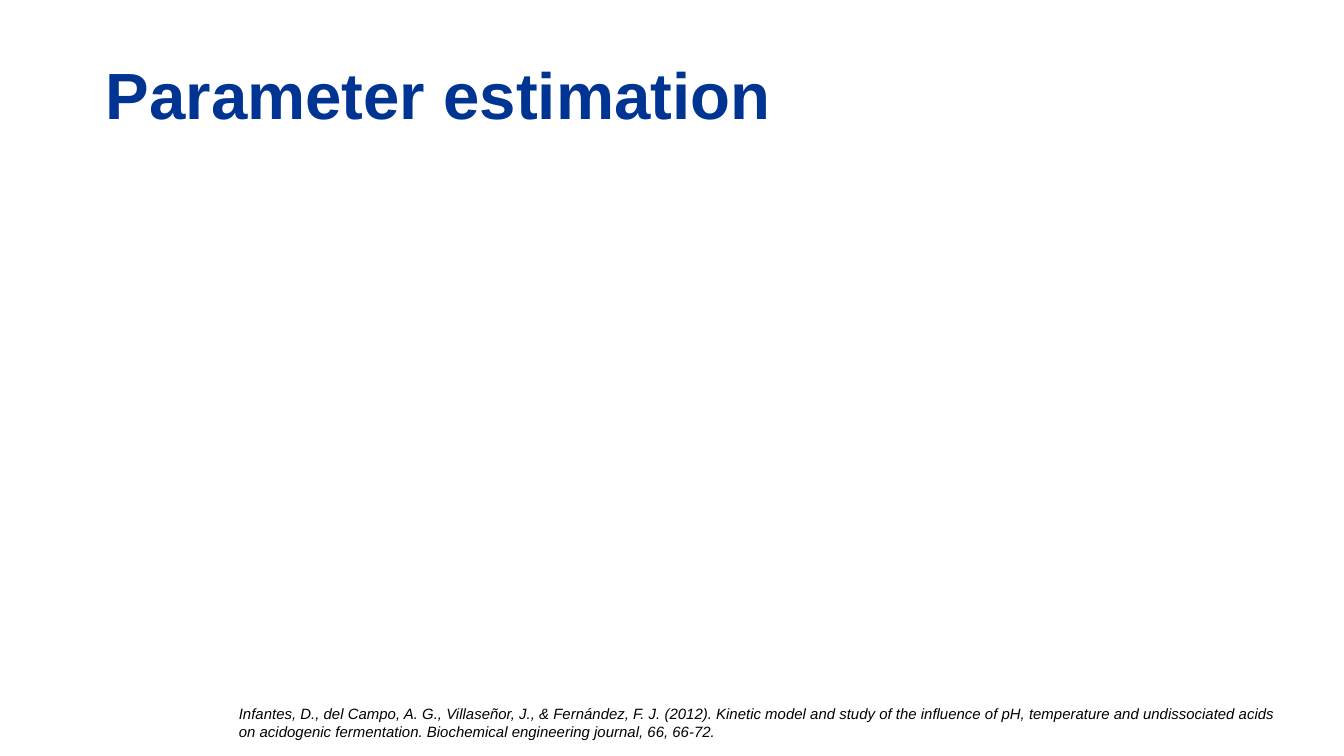
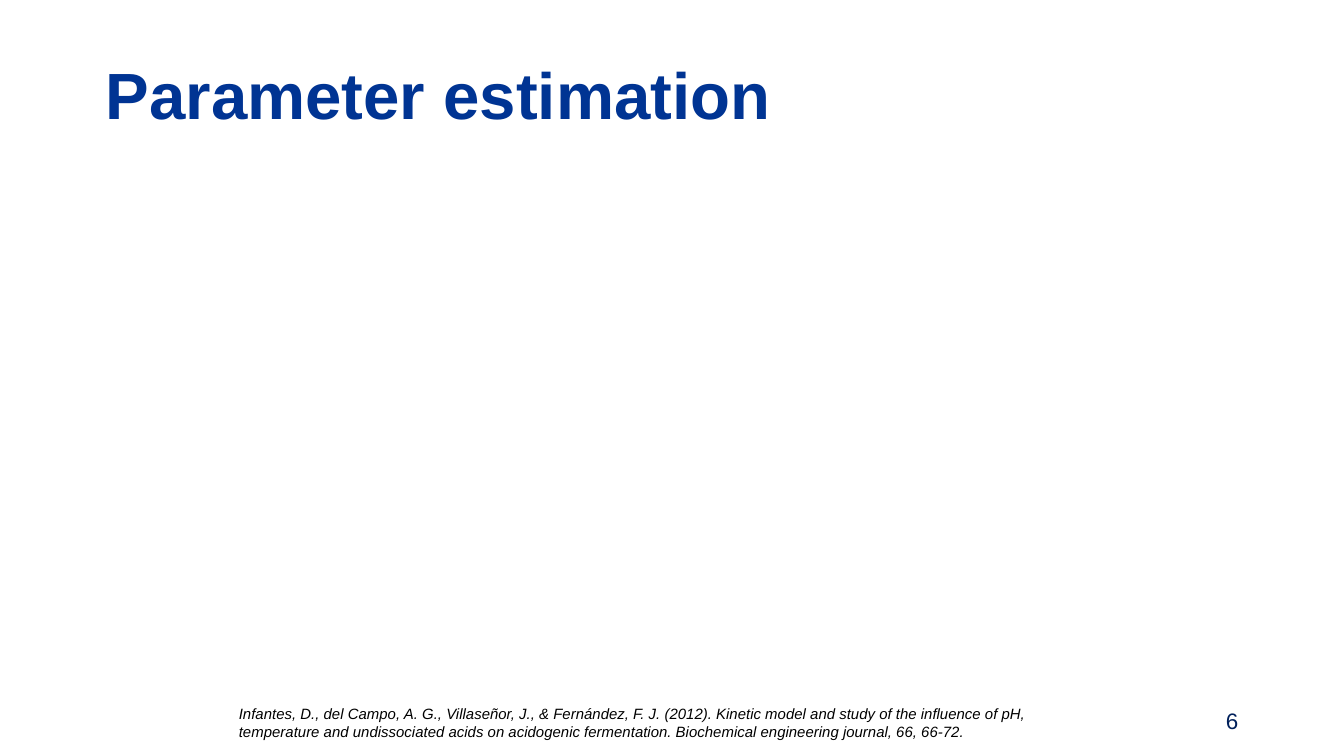
Before and after one commit to LAA147/Project2, a slide deck: slide 6 of Presentation_Lakshmi.pptx. Drawn at 1344x756 pixels with LibreOffice and Linux fonts; fonts in the diff are those of the drawing; grey boxes stand for pictures; background and template pictures are left out. Boxes give left, top, right and bottom in pixels: in the first picture for what was removed or moved away, otherwise in the second. Text is boxed around its words. In the diff, an @@ line names an element or a change of style, - is before the commit and + after.

```diff
--- a/Presentation_Lakshmi.pptx
+++ b/Presentation_Lakshmi.pptx
@@ text "Infantes, D., del Campo, A. ..." rewrapped from (x1=239, y1=708, x2=1274, y2=740) to (x1=239, y1=708, x2=1025, y2=740) @@
@@ page number added at (x1=1226, y1=713, x2=1238, y2=730), 12 pt, text #00205B @@
+6
```
Also in this commit, not shown: 10 other slides changed.
